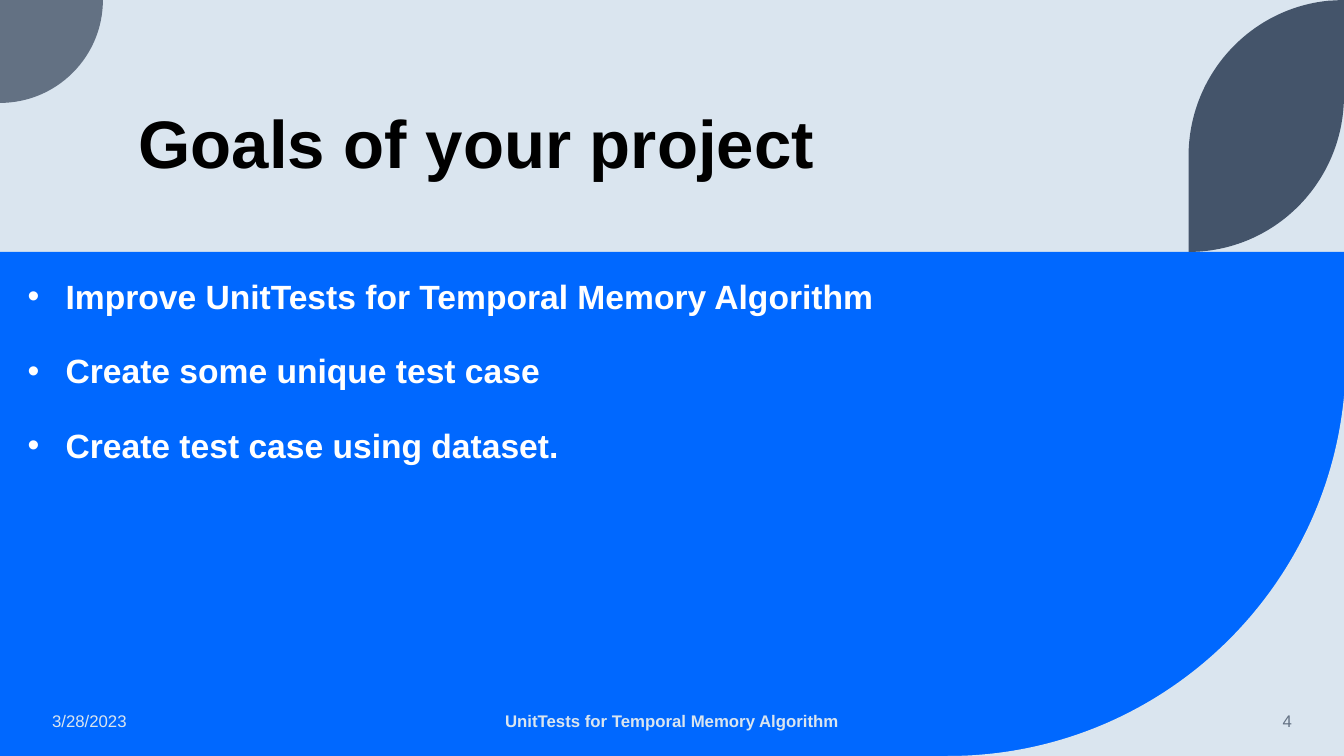
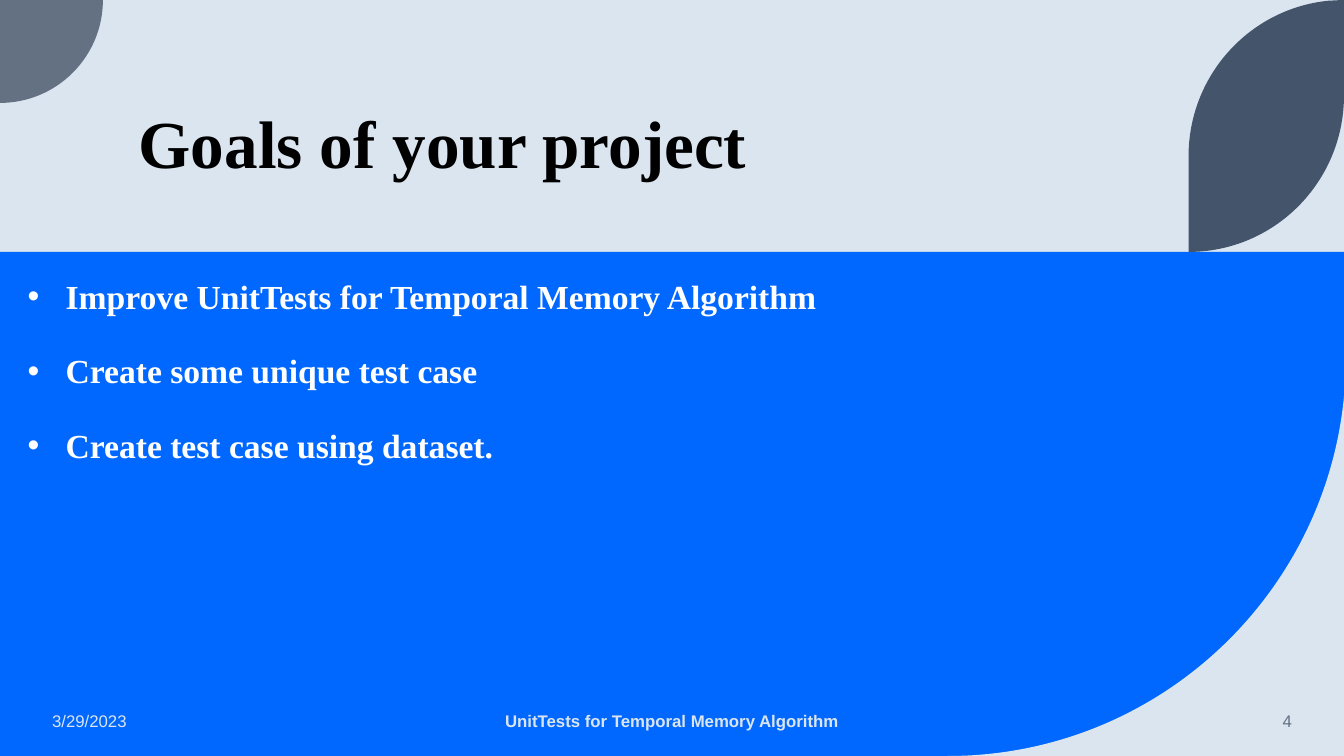
Before and after one commit to ddobric/neocortexapi, a slide deck: slide 4 of source/MySEProject/Documentation/Improve UnitTests for Temporal Memory Algorithm.pptx. Drawn at 1344x756 pixels with LibreOffice and Linux fonts; fonts in the diff are those of the drawing. Boxes give left, top, right and bottom in pixels: in the first picture for what was removed or moved away, otherwise in the second. Text is boxed around its words. In the diff, an @@ line names an element or a change of style, - is before the commit and + after.

```diff
--- a/source/MySEProject/Documentation/Improve UnitTests for Temporal Memory Algorithm.pptx
+++ b/source/MySEProject/Documentation/Improve UnitTests for Temporal Memory Algorithm.pptx
@@ title "Goals of your project" at [139, 120, 746, 181]: font Arial to Times New Roman @@
@@ text "Improve UnitTests for Temporal Memory ..." at [66, 285, 816, 465]: font Arial to Times New Roman @@
@@ text at [52, 715, 127, 727]: text changed @@
-3/28/2023
+3/29/2023
```
Also in this commit, not shown: 7 other slides changed, 1 slide removed, 1 other file.
